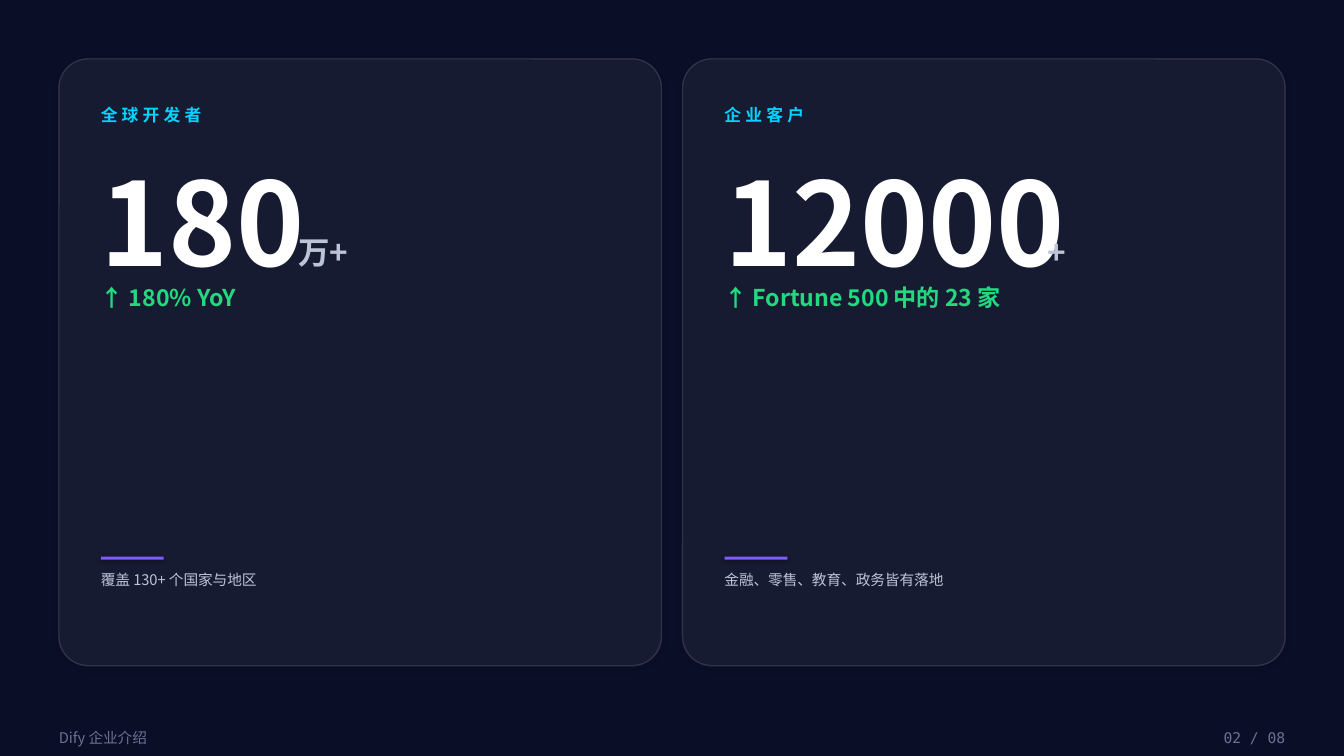
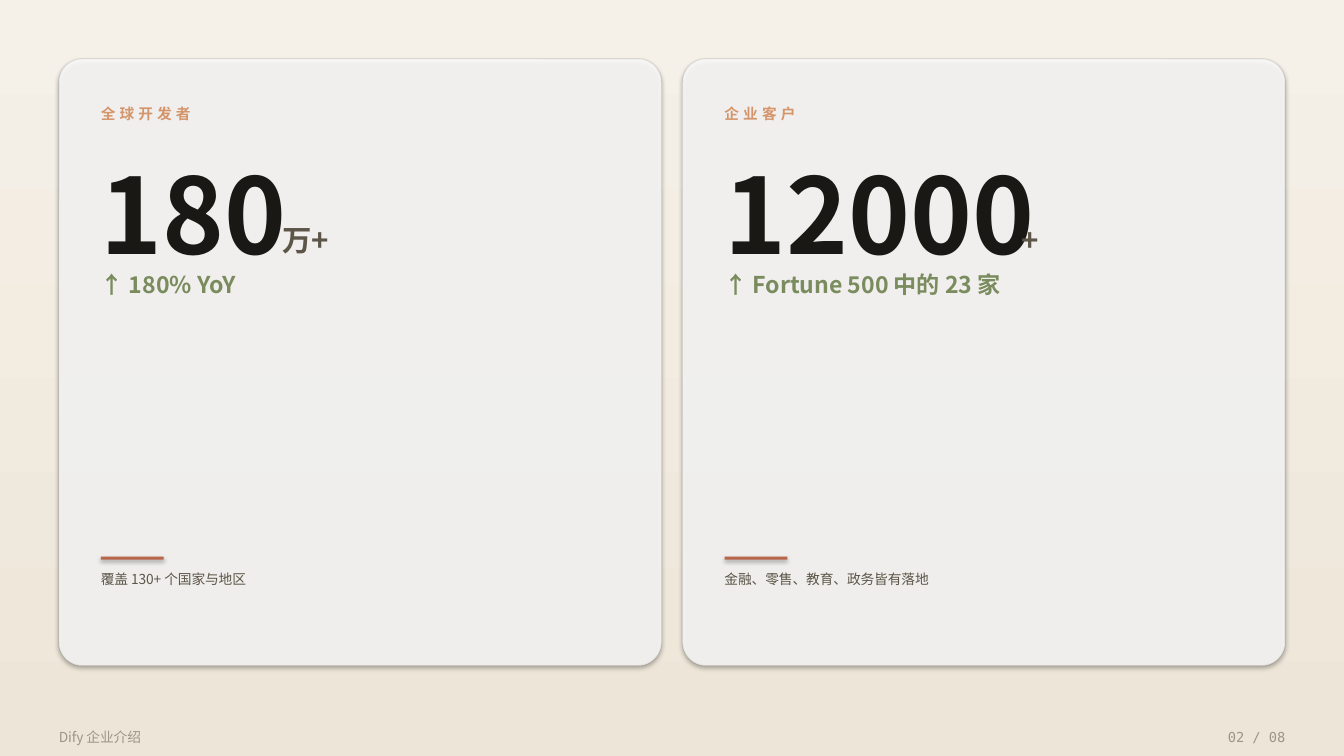
Before and after one commit to ZhengRui-Chen/bento-ppt-skill, a slide deck: slide 2 of examples/dify-intro/deck.pptx. Drawn at 1344x756 pixels with LibreOffice and Linux fonts; fonts in the diff are those of the drawing. Boxes give left, top, right and bottom in pixels: in the first picture for what was removed or moved away, otherwise in the second. Text is boxed around its words. In the diff, an @@ line names an element or a change of style, - is before the commit and + after.

```diff
--- a/examples/dify-intro/deck.pptx
+++ b/examples/dify-intro/deck.pptx
@@ rectangle at bbox=[0, 0, 1344, 756]: fill #0A0E27 to gradient #F5F0E8 to #EDE6D8 @@
@@ rounded rectangle at bbox=[58, 58, 661, 665]: fill #FFFFFF at 6% opacity to #FFFFFF at 82% opacity; outline #FFFFFF 1 pt to #1A1815 1 pt; proportions changed @@
@@ rounded rectangle at bbox=[683, 58, 1286, 665]: fill #FFFFFF at 6% opacity to #FFFFFF at 82% opacity; outline #FFFFFF 1 pt to #1A1815 1 pt; proportions changed @@
@@ text "全球开发者" at bbox=[101, 106, 191, 121]: size 12 to 10.5 pt, text colour #00D4FF to #D4956B @@
@@ text "企业客户" at bbox=[724, 106, 795, 120]: size 12 to 10.5 pt, text colour #00D4FF to #D4956B @@
@@ text "180" at bbox=[101, 175, 287, 279]: size 82.5 to 75 pt, text colour #FFFFFF to #1A1815 @@
@@ text "12000" at bbox=[724, 175, 1034, 279]: size 82.5 to 75 pt, text colour #FFFFFF to #1A1815 @@
@@ text "万+": place and size @@
-text "万+" at bbox=[298, 232, 348, 267]
+text "万+" at bbox=[282, 228, 329, 254]
@@ text "万+" at bbox=[282, 228, 329, 254]: size 22.5 to 21 pt, text colour #BCC4D8 to #5C5548 @@
@@ text "+" at bbox=[1022, 223, 1060, 264]: size 22.5 to 21 pt, text colour #BCC4D8 to #5C5548 @@
@@ text "+": place and size @@
-text "+" at bbox=[1049, 233, 1089, 277]
+text "+" at bbox=[1022, 223, 1060, 264]
@@ text "↑ 180% YoY": place and size @@
-text "↑ 180% YoY" at bbox=[129, 288, 235, 307]
+text "↑ 180% YoY" at bbox=[129, 275, 235, 294]
@@ text "↑ 180% YoY" at bbox=[129, 275, 235, 294]: text colour #22D97F to #7A8B5E @@
@@ text "↑ Fortune 500 中的 23 ...": place and size @@
-text "↑ Fortune 500 中的 23 ..." at bbox=[753, 286, 1001, 308]
+text "↑ Fortune 500 中的 23 ..." at bbox=[753, 273, 1001, 295]
@@ text "↑ Fortune 500 中的 23 ..." at bbox=[753, 273, 1001, 295]: text colour #22D97F to #7A8B5E @@
@@ rectangle at bbox=[101, 557, 163, 560]: fill #7C5CFF to #B8654A @@
@@ rectangle at bbox=[725, 557, 787, 560]: fill #7C5CFF to #B8654A @@
@@ text "覆盖 130+ 个国家与地区" at bbox=[101, 572, 246, 585]: size 10.5 to 9.8 pt, text colour #BCC4D8 to #5C5548 @@
@@ text "金融、零售、教育、政务皆有落地" at bbox=[724, 572, 928, 585]: size 10.5 to 9.8 pt, text colour #BCC4D8 to #5C5548 @@
@@ text "Dify 企业介绍" at bbox=[59, 731, 141, 745]: size 10.5 to 9.8 pt, text colour #6B7392 to #9C9588 @@
@@ text "02 / 08" at bbox=[1228, 732, 1285, 742]: size 10.5 to 9.8 pt, text colour #6B7392 to #9C9588 @@
```
Also in this commit, not shown: 7 other slides changed, 3 other files.
